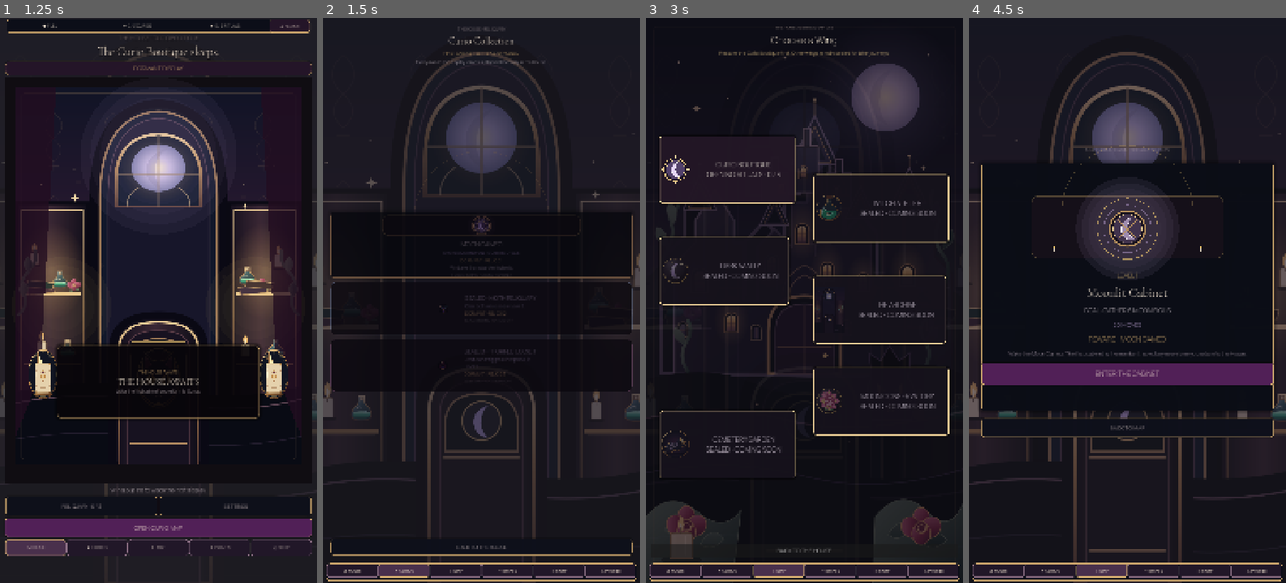
Above: before the commit, frames 1-4 (left to right).
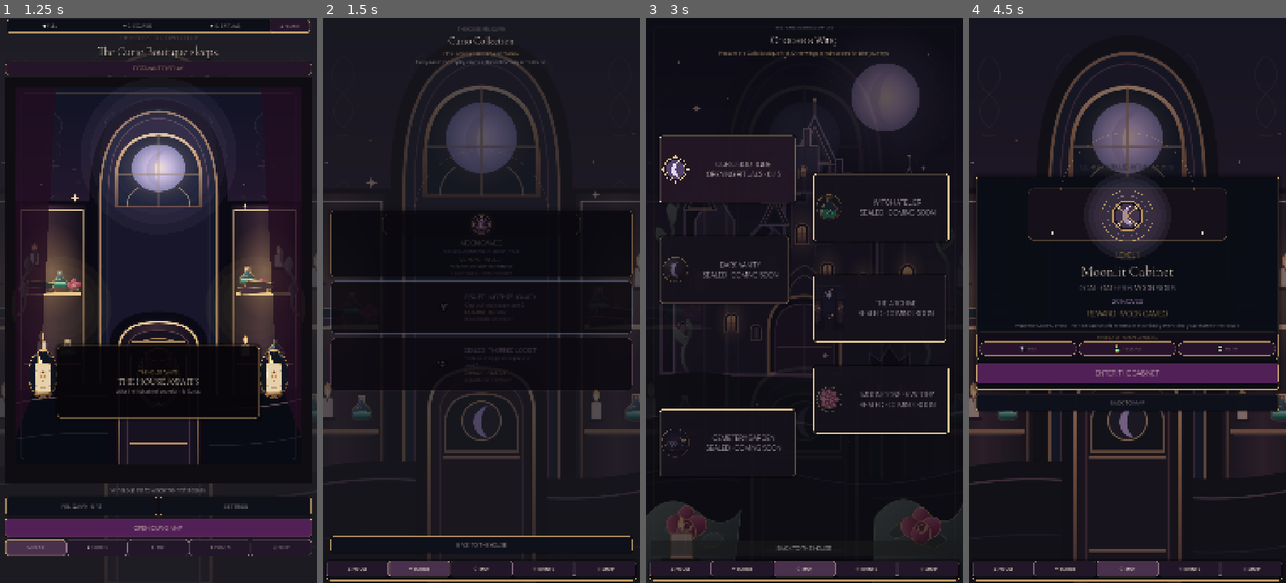
Above: after the commit, the same moments.

Repository: Jay-prodesign/akilta-match3
Game: Godot game, scene res://src/app/app_bootstrap.tscn
Two runs of this game, one before a commit and one after it. Both use one fixed random seed, a clock stepped at 60 frames per second and the inputs below.
Inputs:
- Up to frame 1 (1.25 s): click "ENTER THE HOUSE" at 0.5 s
- Up to frame 2 (1.5 s): click "RELIQUARY · 0 / 3" at 1.25 s
- Up to frame 3 (3 s): click "⌂ HOUSE" at 2 s; click "OPEN CURIO MAP" at 2.75 s
- Up to frame 4 (4.5 s): click "CURIO BOUTIQUE OPENING RITUAL…" at 3.5 s; click "1" at 4.25 s

Frame 1 is identical in both runs. In frame 2, 3.3% of the frame differs, in the area x 1-99%, y 34-100%; in frame 3, 5.0%; in frame 4, 10%, in the area x 0-100%, y 12-100%.

Commit message:
Deepen North Star ritual and reward surfaces

Diff:
--- a/src/ui/gameplay/gameplay_screen.gd
+++ b/src/ui/gameplay/gameplay_screen.gd
@@ -37,6 +37,7 @@
 var _potion_used_for_attempt := false
 var _level_badge_label: Label
 var _booster_tray: PanelContainer
+var _result_proclamation: Label
 
 @onready var world_backdrop: TextureRect = $WorldBackdrop
 @onready var eyebrow_label: Label = $Layout/Eyebrow
@@ -69,6 +70,7 @@
 	_build_top_resource_bar()
 	_build_booster_tray()
 	_build_bottom_navigation()
+	_build_result_proclamation()
 	if board_view.has_signal("swap_requested"):
 		board_view.swap_requested.connect(_on_swap_requested)
 	if board_view.has_signal("trace_motion_finished"):
@@ -339,6 +341,8 @@
 			result_ritual.set("glow_strength", 0.75)
 			result_ritual.queue_redraw()
 		result_action.text = "RETURN TO THE HOUSE"
+		if _result_proclamation != null:
+			_result_proclamation.text = "The recovered Curio now changes the House."
 		if _booster_tray != null:
 			_booster_tray.visible = false
 		result_overlay.visible = true
@@ -355,6 +359,8 @@
 			result_ritual.set("glow_strength", 0.12)
 			result_ritual.queue_redraw()
 		result_action.text = "TRY AGAIN"
+		if _result_proclamation != null:
+			_result_proclamation.text = "The Curio remains sealed. The ritual can be attempted again."
 		if _booster_tray != null:
 			_booster_tray.visible = false
 		result_overlay.visible = true
@@ -401,6 +407,44 @@
 	_pending_terminal_result = ""
 	_show_result_if_terminal(result)
 
+
+func _build_result_proclamation() -> void:
+	var content := get_node_or_null("ResultOverlay/Card/Content") as VBoxContainer
+	if content == null or content.get_node_or_null("ResultProclamation") != null:
+		return
+	var row := HBoxContainer.new()
+	row.name = "ResultProclamation"
+	row.custom_minimum_size = Vector2(0, 72)
+	row.alignment = BoxContainer.ALIGNMENT_CENTER
+	row.add_theme_constant_override("separation", 10)
+	var house_index := result_house_change.get_index()
+	content.add_child(row)
+	content.move_child(row, house_index + 1)
+	var cat := TextureRect.new()
+	cat.name = "KeeperCat"
+	cat.custom_minimum_size = Vector2(64, 64)
+	cat.texture = PieceAssetLoader.ornament("res://assets/pieces/black_cat.svg")
+	cat.expand_mode = TextureRect.EXPAND_IGNORE_SIZE
+	cat.stretch_mode = TextureRect.STRETCH_KEEP_ASPECT_CENTERED
+	cat.mouse_filter = Control.MOUSE_FILTER_IGNORE
+	row.add_child(cat)
+	var copy := VBoxContainer.new()
+	copy.size_flags_horizontal = Control.SIZE_EXPAND_FILL
+	copy.alignment = BoxContainer.ALIGNMENT_CENTER
+	row.add_child(copy)
+	var kicker := Label.new()
+	kicker.text = "THE HOUSE REMEMBERS"
+	kicker.add_theme_color_override("font_color", Color("#D5AD70"))
+	kicker.add_theme_font_size_override("font_size", 14)
+	copy.add_child(kicker)
+	var proclamation := Label.new()
+	proclamation.name = "ResultProclamationCopy"
+	proclamation.text = "A Curio has returned to its place."
+	proclamation.autowrap_mode = TextServer.AUTOWRAP_WORD_SMART
+	proclamation.add_theme_color_override("font_color", Color("#F4E5D3"))
+	proclamation.add_theme_font_size_override("font_size", 18)
+	copy.add_child(proclamation)
+	_result_proclamation = proclamation
 
 func _install_candidate_divider() -> void:
 	var layout := get_node_or_null("Layout")
--- a/src/ui/gameplay/gameplay_screen.tscn
+++ b/src/ui/gameplay/gameplay_screen.tscn
@@ -320,20 +320,24 @@
 
 [node name="Content" type="VBoxContainer" parent="ResultOverlay/Card"]
 layout_mode = 2
-theme_override_constants/separation = 20
+theme_override_constants/separation = 15
 alignment = 1
 
 [node name="Eyebrow" type="Label" parent="ResultOverlay/Card/Content"]
 layout_mode = 2
-theme_override_colors/font_color = Color(0.663, 0.6, 0.659, 1)
-theme_override_font_sizes/font_size = 20
+theme_override_colors/font_color = Color(0.851, 0.71, 0.416, 1)
+theme_override_colors/font_outline_color = Color(0.02, 0.015, 0.025, 0.92)
+theme_override_constants/outline_size = 3
+theme_override_font_sizes/font_size = 22
 text = "CURIO RECOVERED · RELIC 01"
 horizontal_alignment = 1
 
 [node name="Title" type="Label" parent="ResultOverlay/Card/Content"]
 layout_mode = 2
-theme_override_colors/font_color = Color(0.945, 0.91, 0.866, 1)
-theme_override_font_sizes/font_size = 42
+theme_override_colors/font_color = Color(0.975, 0.91, 0.79, 1)
+theme_override_colors/font_outline_color = Color(0.02, 0.015, 0.025, 0.95)
+theme_override_constants/outline_size = 5
+theme_override_font_sizes/font_size = 48
 text = "THE CABINET STIRS"
 horizontal_alignment = 1
 vertical_alignment = 1
@@ -341,14 +345,14 @@
 [node name="Detail" type="Label" parent="ResultOverlay/Card/Content"]
 layout_mode = 2
 theme_override_colors/font_color = Color(0.851, 0.804, 0.835, 1)
-theme_override_font_sizes/font_size = 24
+theme_override_font_sizes/font_size = 22
 text = "Something in the Curio Boutique has awakened."
 horizontal_alignment = 1
 vertical_alignment = 1
 autowrap_mode = 2
 
 [node name="RewardRitual" type="Control" parent="ResultOverlay/Card/Content"]
-custom_minimum_size = Vector2(0, 230)
+custom_minimum_size = Vector2(0, 250)
 layout_mode = 2
 mouse_filter = 2
 script = ExtResource("9_cameo")
@@ -358,23 +362,25 @@
 [node name="RewardName" type="Label" parent="ResultOverlay/Card/Content"]
 layout_mode = 2
 theme_override_colors/font_color = Color(0.851, 0.71, 0.416, 1)
-theme_override_font_sizes/font_size = 21
+theme_override_colors/font_outline_color = Color(0.02, 0.015, 0.025, 0.9)
+theme_override_constants/outline_size = 3
+theme_override_font_sizes/font_size = 24
 text = "MOON CAMEO · AWAKENED"
 horizontal_alignment = 1
 
 [node name="HouseChange" type="Label" parent="ResultOverlay/Card/Content"]
 layout_mode = 2
 theme_override_colors/font_color = Color(0.851, 0.804, 0.835, 1)
-theme_override_font_sizes/font_size = 17
+theme_override_font_sizes/font_size = 19
 text = "The first cabinet now keeps this Curio in the House."
 horizontal_alignment = 1
 autowrap_mode = 2
 
 [node name="Action" type="Button" parent="ResultOverlay/Card/Content"]
-custom_minimum_size = Vector2(0, 74)
+custom_minimum_size = Vector2(0, 78)
 layout_mode = 2
 theme_override_colors/font_color = Color(0.0627, 0.051, 0.0706, 1)
-theme_override_font_sizes/font_size = 23
+theme_override_font_sizes/font_size = 25
 theme_override_styles/normal = SubResource("ActionNormal")
 theme_override_styles/hover = SubResource("ActionHover")
 theme_override_styles/pressed = SubResource("ActionPressed")
--- a/src/ui/prestart/level_prestart.gd
+++ b/src/ui/prestart/level_prestart.gd
@@ -20,6 +20,7 @@
 
 func _ready() -> void:
 	_install_world_backdrop()
+	_build_ritual_aids()
 	_style_ritual_actions()
 	start_button.pressed.connect(func(): start_requested.emit(level_number))
 	back_button.pressed.connect(func(): back_requested.emit())
@@ -32,9 +33,75 @@
 	art.stretch_mode = TextureRect.STRETCH_KEEP_ASPECT_COVERED
 	art.set_anchors_and_offsets_preset(Control.PRESET_FULL_RECT)
 	art.mouse_filter = Control.MOUSE_FILTER_IGNORE
-	art.modulate = Color(0.78, 0.70, 0.80, 0.34)
+	art.modulate = Color(0.88, 0.76, 0.82, 0.46)
 	add_child(art)
 	move_child(art, 1)
+
+func _build_ritual_aids() -> void:
+	var content := get_node_or_null("Layout/Card/Content") as VBoxContainer
+	if content == null or content.get_node_or_null("RitualAids") != null:
+		return
+	var panel := PanelContainer.new()
+	panel.name = "RitualAids"
+	panel.custom_minimum_size = Vector2(0, 94)
+	var shell := StyleBoxFlat.new()
+	shell.bg_color = Color("#120D18", 0.94)
+	shell.border_color = Color("#D5AD70", 0.46)
+	shell.set_border_width_all(1)
+	shell.set_corner_radius_all(12)
+	shell.content_margin_left = 10
+	shell.content_margin_right = 10
+	shell.content_margin_top = 8
+	shell.content_margin_bottom = 8
+	panel.add_theme_stylebox_override("panel", shell)
+	var start_index := start_button.get_index()
+	content.add_child(panel)
+	content.move_child(panel, start_index)
+	var column := VBoxContainer.new()
+	column.add_theme_constant_override("separation", 5)
+	panel.add_child(column)
+	var heading := Label.new()
+	heading.name = "RitualAidsHeading"
+	heading.text = "RITUAL AIDS · AVAILABLE IN LEVEL"
+	heading.horizontal_alignment = HORIZONTAL_ALIGNMENT_CENTER
+	heading.add_theme_color_override("font_color", Color("#D5AD70"))
+	heading.add_theme_font_size_override("font_size", 14)
+	column.add_child(heading)
+	var row := HBoxContainer.new()
+	row.name = "AidRow"
+	row.add_theme_constant_override("separation", 6)
+	column.add_child(row)
+	for entry in [
+		{"label":"HINT", "art":"res://assets/pieces/moon_sigil.svg"},
+		{"label":"+3 MOVES", "art":"res://assets/pieces/potion.svg"},
+		{"label":"RETRY", "art":"res://assets/pieces/skull.svg"}
+	]:
+		var chip := PanelContainer.new()
+		chip.custom_minimum_size = Vector2(0, 48)
+		chip.size_flags_horizontal = Control.SIZE_EXPAND_FILL
+		var chip_style := StyleBoxFlat.new()
+		chip_style.bg_color = Color("#28142D", 0.96)
+		chip_style.border_color = Color("#D5AD70", 0.44)
+		chip_style.set_border_width_all(1)
+		chip_style.set_corner_radius_all(22)
+		chip.add_theme_stylebox_override("panel", chip_style)
+		row.add_child(chip)
+		var chip_row := HBoxContainer.new()
+		chip_row.alignment = BoxContainer.ALIGNMENT_CENTER
+		chip_row.add_theme_constant_override("separation", 4)
+		chip.add_child(chip_row)
+		var art := TextureRect.new()
+		art.custom_minimum_size = Vector2(30, 30)
+		art.texture = PieceAssetLoader.ornament(String(entry["art"]))
+		art.expand_mode = TextureRect.EXPAND_IGNORE_SIZE
+		art.stretch_mode = TextureRect.STRETCH_KEEP_ASPECT_CENTERED
+		art.mouse_filter = Control.MOUSE_FILTER_IGNORE
+		chip_row.add_child(art)
+		var caption := Label.new()
+		caption.text = String(entry["label"])
+		caption.add_theme_color_override("font_color", Color("#F4E5D3"))
+		caption.add_theme_font_size_override("font_size", 14)
+		chip_row.add_child(caption)
 
 func _style_ritual_actions() -> void:
 	var gold := Color("#D8B56A")
--- a/src/ui/prestart/level_prestart.tscn
+++ b/src/ui/prestart/level_prestart.tscn
@@ -4,16 +4,22 @@
 [ext_resource type="Script" path="res://src/ui/shared/moon_cameo_ritual_view.gd" id="2_cameo"]
 
 [sub_resource type="StyleBoxFlat" id="Card"]
-bg_color = Color(0.09, 0.07, 0.11, 0.98)
+bg_color = Color(0.035, 0.026, 0.045, 0.985)
 border_width_left = 2
 border_width_top = 2
 border_width_right = 2
 border_width_bottom = 2
-border_color = Color(0.851, 0.71, 0.416, 0.42)
-corner_radius_top_left = 30
-corner_radius_top_right = 30
-corner_radius_bottom_right = 30
-corner_radius_bottom_left = 30
+border_color = Color(0.851, 0.71, 0.416, 0.76)
+corner_radius_top_left = 18
+corner_radius_top_right = 18
+corner_radius_bottom_right = 18
+corner_radius_bottom_left = 18
+shadow_color = Color(0, 0, 0, 0.62)
+shadow_size = 18
+content_margin_left = 18.0
+content_margin_right = 18.0
+content_margin_top = 16.0
+content_margin_bottom = 16.0
 
 [sub_resource type="StyleBoxFlat" id="Start"]
 bg_color = Color(0.749, 0.647, 0.847, 1)
@@ -52,34 +58,36 @@
 anchors_preset = 15
 anchor_right = 1.0
 anchor_bottom = 1.0
-offset_left = 42.0
-offset_top = 52.0
-offset_right = -42.0
-offset_bottom = -52.0
-theme_override_constants/separation = 26
+offset_left = 24.0
+offset_top = 74.0
+offset_right = -24.0
+offset_bottom = -94.0
+theme_override_constants/separation = 14
 alignment = 1
 
 [node name="Eyebrow" type="Label" parent="Layout"]
 layout_mode = 2
-theme_override_colors/font_color = Color(0.663, 0.6, 0.659, 1)
-custom_minimum_size = Vector2(0, 42)
-theme_override_font_sizes/font_size = 18
+theme_override_colors/font_color = Color(0.84, 0.73, 0.66, 1)
+theme_override_colors/font_outline_color = Color(0.03, 0.02, 0.04, 0.92)
+theme_override_constants/outline_size = 3
+custom_minimum_size = Vector2(0, 38)
+theme_override_font_sizes/font_size = 20
 text = "CURIO BOUTIQUE · RITUAL PREVIEW"
 horizontal_alignment = 1
 vertical_alignment = 1
 
 [node name="Card" type="PanelContainer" parent="Layout"]
-custom_minimum_size = Vector2(0, 840)
+custom_minimum_size = Vector2(0, 724)
 layout_mode = 2
 theme_override_styles/panel = SubResource("Card")
 
 [node name="Content" type="VBoxContainer" parent="Layout/Card"]
 layout_mode = 2
-theme_override_constants/separation = 18
+theme_override_constants/separation = 10
 alignment = 1
 
 [node name="RitualArt" type="Control" parent="Layout/Card/Content"]
-custom_minimum_size = Vector2(0, 260)
+custom_minimum_size = Vector2(0, 220)
 layout_mode = 2
 mouse_filter = 2
 script = ExtResource("2_cameo")
@@ -89,56 +97,64 @@
 [node name="Level" type="Label" parent="Layout/Card/Content"]
 layout_mode = 2
 theme_override_colors/font_color = Color(0.851, 0.71, 0.416, 1)
-theme_override_font_sizes/font_size = 22
+theme_override_colors/font_outline_color = Color(0.03, 0.02, 0.04, 0.9)
+theme_override_constants/outline_size = 3
+theme_override_font_sizes/font_size = 24
 text = "LEVEL 1"
 horizontal_alignment = 1
 
 [node name="Title" type="Label" parent="Layout/Card/Content"]
 layout_mode = 2
 theme_override_colors/font_color = Color(0.945, 0.91, 0.866, 1)
-theme_override_font_sizes/font_size = 42
+theme_override_colors/font_outline_color = Color(0.03, 0.02, 0.04, 0.94)
+theme_override_constants/outline_size = 5
+theme_override_font_sizes/font_size = 48
 text = "Moonlit Cabinet"
 horizontal_alignment = 1
 
 [node name="Objective" type="Label" parent="Layout/Card/Content"]
 layout_mode = 2
 theme_override_colors/font_color = Color(0.851, 0.804, 0.835, 1)
-theme_override_font_sizes/font_size = 22
+theme_override_colors/font_outline_color = Color(0.03, 0.02, 0.04, 0.88)
+theme_override_constants/outline_size = 2
+theme_override_font_sizes/font_size = 24
 text = "GOAL · GATHER 6 MOON SIGILS"
 horizontal_alignment = 1
 
 [node name="Moves" type="Label" parent="Layout/Card/Content"]
 layout_mode = 2
 theme_override_colors/font_color = Color(0.749, 0.647, 0.847, 1)
-theme_override_font_sizes/font_size = 21
+theme_override_font_sizes/font_size = 23
 text = "12 MOVES"
 horizontal_alignment = 1
 
 [node name="Reward" type="Label" parent="Layout/Card/Content"]
 layout_mode = 2
 theme_override_colors/font_color = Color(0.851, 0.71, 0.416, 1)
-theme_override_font_sizes/font_size = 24
+theme_override_colors/font_outline_color = Color(0.03, 0.02, 0.04, 0.88)
+theme_override_constants/outline_size = 2
+theme_override_font_sizes/font_size = 25
 text = "REWARD · MOON CAMEO"
 horizontal_alignment = 1
 
 [node name="Note" type="Label" parent="Layout/Card/Content"]
 layout_mode = 2
 theme_override_colors/font_color = Color(0.663, 0.6, 0.659, 1)
-theme_override_font_sizes/font_size = 18
+theme_override_font_sizes/font_size = 17
 text = "Wake the Moon Cameo. The first cabinet will remember this victory every time you return to the House."
 horizontal_alignment = 1
 autowrap_mode = 2
 
 [node name="Start" type="Button" parent="Layout/Card/Content"]
-custom_minimum_size = Vector2(0, 76)
+custom_minimum_size = Vector2(0, 72)
 layout_mode = 2
 theme_override_colors/font_color = Color(0.0627, 0.051, 0.0706, 1)
-theme_override_font_sizes/font_size = 24
+theme_override_font_sizes/font_size = 26
 theme_override_styles/normal = SubResource("Start")
 text = "ENTER THE CABINET"
 
 [node name="Back" type="Button" parent="Layout"]
-custom_minimum_size = Vector2(0, 64)
+custom_minimum_size = Vector2(0, 58)
 layout_mode = 2
 theme_override_colors/font_color = Color(0.945, 0.91, 0.866, 1)
 theme_override_font_sizes/font_size = 22
--- a/src/ui/shared/product_navigation.gd
+++ b/src/ui/shared/product_navigation.gd
@@ -7,7 +7,6 @@
 	{"label": "☾ MAP", "id": "map"},
 	{"label": "✧ EVENTS", "id": "events"},
 	{"label": "◇ SHOP", "id": "shop"},
-	{"label": "♙ PROFILE", "id": "profile"},
 ]
 
 static func attach(screen: Control, active_section: String, handler: Callable, content_path: NodePath = NodePath("Layout")) -> PanelContainer:
@@ -19,7 +18,7 @@
 
 	var content := screen.get_node_or_null(content_path) as Control
 	if content != null and not bool(content.get_meta("product_nav_inset_applied", false)):
-		content.offset_bottom -= 70.0
+		content.offset_bottom -= 78.0
 		content.set_meta("product_nav_inset_applied", true)
 
 	var panel := PanelContainer.new()
@@ -30,14 +29,16 @@
 	panel.anchor_bottom = 1.0
 	panel.offset_left = 12.0
 	panel.offset_right = -12.0
-	panel.offset_top = -66.0
+	panel.offset_top = -76.0
 	panel.offset_bottom = -8.0
 	panel.z_index = 40
 	var shell := StyleBoxFlat.new()
-	shell.bg_color = Color("#0B0D17", 0.98)
-	shell.border_color = Color("#D5AD70", 0.76)
+	shell.bg_color = Color("#090810", 0.985)
+	shell.border_color = Color("#D5AD70", 0.82)
 	shell.set_border_width_all(1)
-	shell.set_corner_radius_all(10)
+	shell.set_corner_radius_all(12)
+	shell.shadow_color = Color(0, 0, 0, 0.44)
+	shell.shadow_size = 8
 	panel.add_theme_stylebox_override("panel", shell)
 	screen.add_child(panel)
 
@@ -60,9 +61,9 @@
 		button.name = "Nav" + action.capitalize()
 		button.text = String(item["label"])
 		button.tooltip_text = action.capitalize()
-		button.custom_minimum_size = Vector2(0, 46)
+		button.custom_minimum_size = Vector2(0, 54)
 		button.size_flags_horizontal = Control.SIZE_EXPAND_FILL
-		button.add_theme_font_size_override("font_size", 13)
+		button.add_theme_font_size_override("font_size", 15)
 		button.add_theme_color_override("font_color", Color("#F4E5D3"))
 		button.add_theme_color_override("font_hover_color", Color("#FFF1D9"))
 		var normal := StyleBoxFlat.new()
